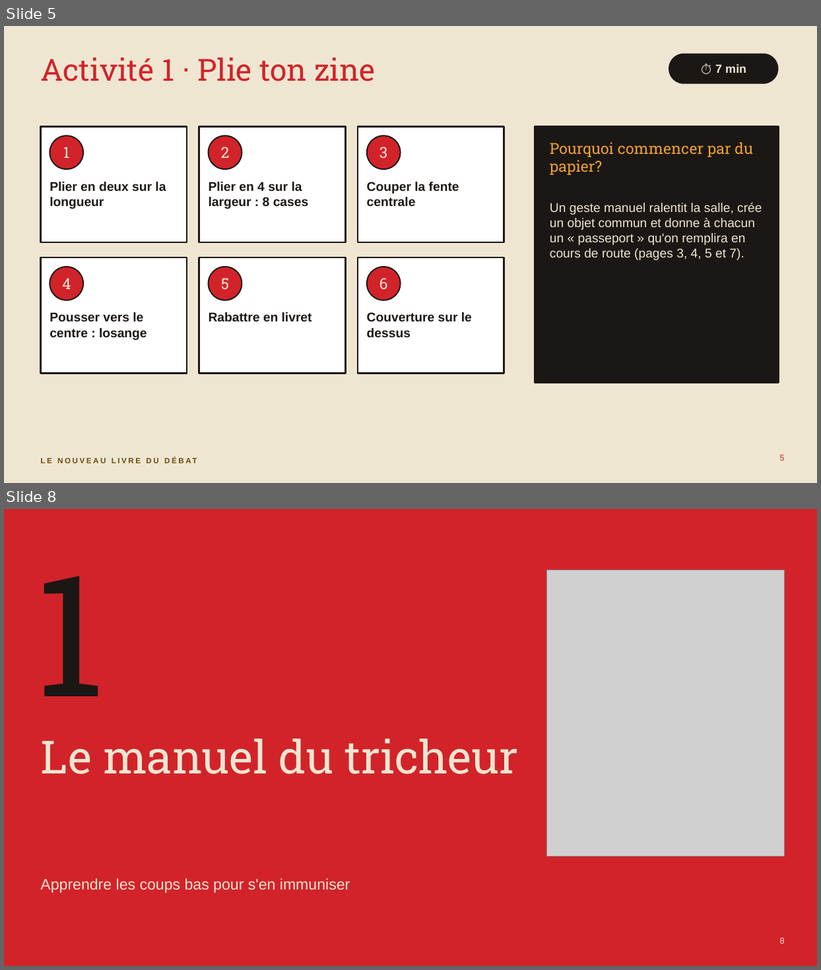
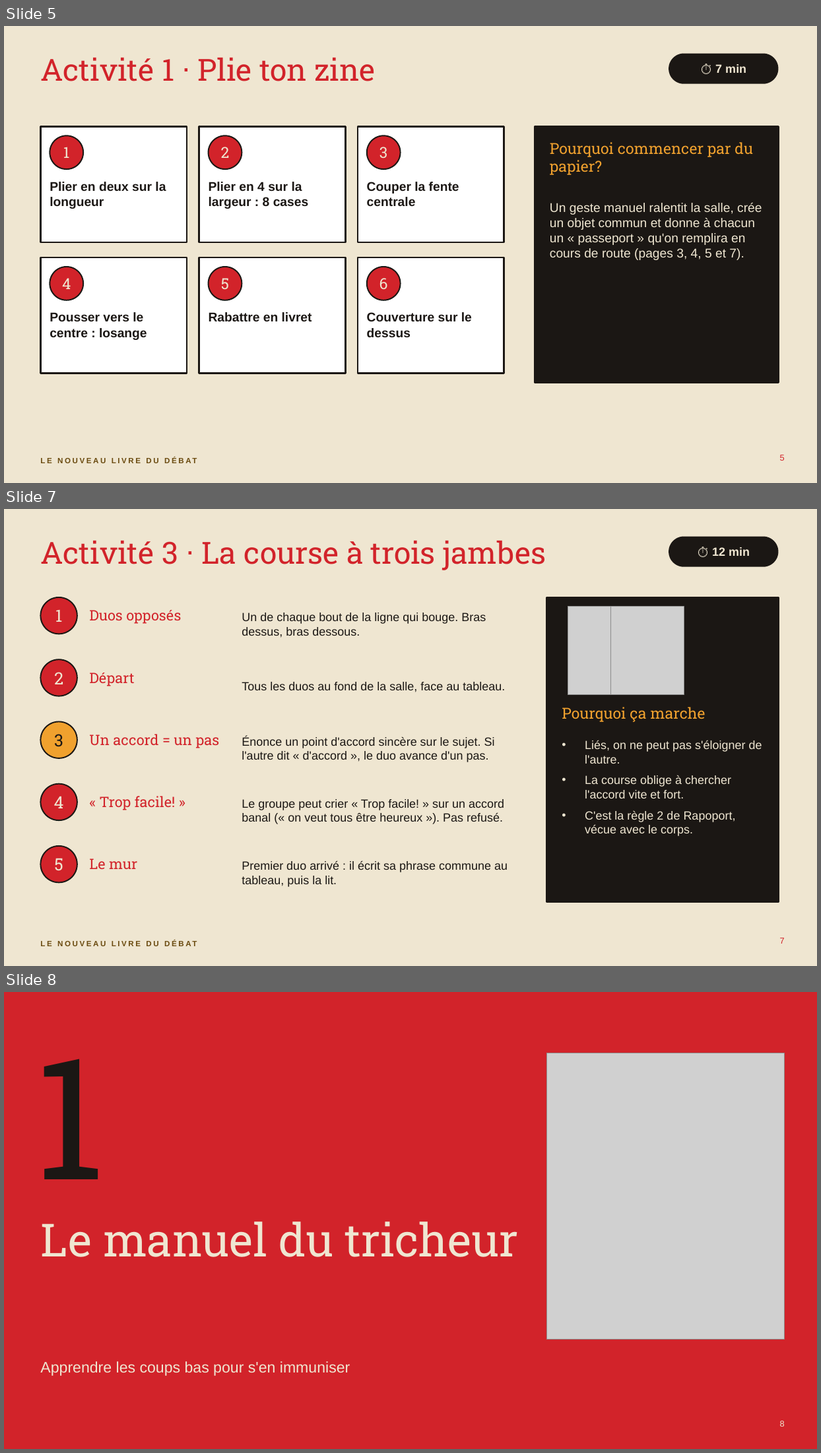
Before and after one commit to isabellepedneault111-ai/Chat-, a slide deck: debat-agreable/seminaire-confrontation-agreable.pptx. Shown one above the other, each under a label of ours: slides 5 and 8 before the commit, slides 5, 7 and 8 after it; the slides between them are not shown. The pictures are 821x970 and 821x1453 pixels, drawn with LibreOffice and Linux fonts; fonts in the diff are those of the drawing; grey boxes stand for pictures. Boxes give left, top, right and bottom in pixels: in the first picture for what was removed or moved away, otherwise in the second. Text is boxed around its words. In the diff, an @@ line names an element or a change of style, - is before the commit and + after.

```diff
--- a/debat-agreable/seminaire-confrontation-agreable.pptx
+++ b/debat-agreable/seminaire-confrontation-agreable.pptx
@@ slide 7 added at (4, 509, 817, 966), background #EFE6D1; not listed: 1 template element that a slide beside it also shows @@
@@ title added at (40, 541, 547, 570), 36 pt, text #D2232A @@
+Activité 3 · La course à trois jambes
@@ rounded rectangle added at (669, 537, 779, 567), fill #1B1714 @@
@@ text added at (712, 547, 750, 556), 14 pt, text #EFE6D1, bold @@
+⏱ 12 min
@@ ellipse added at (40, 597, 77, 634), fill #D2232A, outline #1B1714 1.5 pt @@
@@ rectangle added at (547, 597, 779, 902), fill #1B1714, outline #1B1714 2 pt @@
@@ picture added at (568, 607, 642, 695) @@
@@ picture added at (611, 607, 684, 695) @@
@@ text added at (55, 610, 63, 622), 20 pt, text #EFE6D1 @@
+1
@@ text added at (89, 610, 181, 624), 17 pt, text #D2232A @@
+Duos opposés
@@ text added at (242, 613, 486, 638), 14 pt, text #1B1714 @@
+Un de chaque bout de la ligne qui bouge. Bras dessus, bras dessous.
@@ ellipse added at (40, 659, 77, 696), fill #D2232A, outline #1B1714 1.5 pt @@
@@ text added at (54, 672, 63, 685), 20 pt, text #EFE6D1 @@
+2
@@ text added at (89, 673, 134, 687), 17 pt, text #D2232A @@
+Départ
@@ text added at (242, 682, 505, 692), 14 pt, text #1B1714 @@
+Tous les duos au fond de la salle, face au tableau.
@@ ellipse added at (40, 722, 77, 758), fill #F0A12E, outline #1B1714 1.5 pt @@
@@ text added at (562, 707, 705, 722), 18 pt, text #F0A12E @@
+Pourquoi ça marche
@@ text added at (54, 734, 63, 747), 20 pt, text #1B1714 @@
+3
@@ text added at (89, 734, 220, 749), 17 pt, text #D2232A @@
+Un accord = un pas
@@ text added at (242, 737, 495, 762), 14 pt, text #1B1714 @@
+Énonce un point d'accord sincère sur le sujet. Si l'autre dit « d'accord », le duo avance d'un pas.
@@ text added at (585, 740, 762, 836), 14 pt, text #EFE6D1 @@
+• Liés, on ne peut pas s'éloigner de l'autre.
+• La course oblige à chercher l'accord vite et fort.
+• C'est la règle 2 de Rapoport, vécue avec le corps.
@@ ellipse added at (40, 784, 77, 821), fill #D2232A, outline #1B1714 1.5 pt @@
@@ text added at (54, 796, 64, 809), 20 pt, text #EFE6D1 @@
+4
@@ text added at (100, 796, 175, 811), 17 pt, text #D2232A @@
+« Trop facile! »
@@ text added at (242, 799, 504, 822), 14 pt, text #1B1714 @@
+Le groupe peut crier « Trop facile! » sur un accord banal (« on veut tous être heureux »). Pas refusé.
@@ ellipse added at (40, 846, 77, 883), fill #D2232A, outline #1B1714 1.5 pt @@
@@ text added at (54, 858, 63, 871), 20 pt, text #EFE6D1 @@
+5
@@ text added at (89, 859, 137, 869), 17 pt, text #D2232A @@
+Le mur
@@ text added at (242, 861, 508, 887), 14 pt, text #1B1714 @@
+Premier duo arrivé : il écrit sa phrase commune au tableau, puis la lit.
@@ page number added at (780, 938, 785, 944), 10 pt, text #D2232A @@
+7
```
Also in this commit, not shown: 3 slides changed, 4 other slides added, 1 slide removed, 4 other files.
